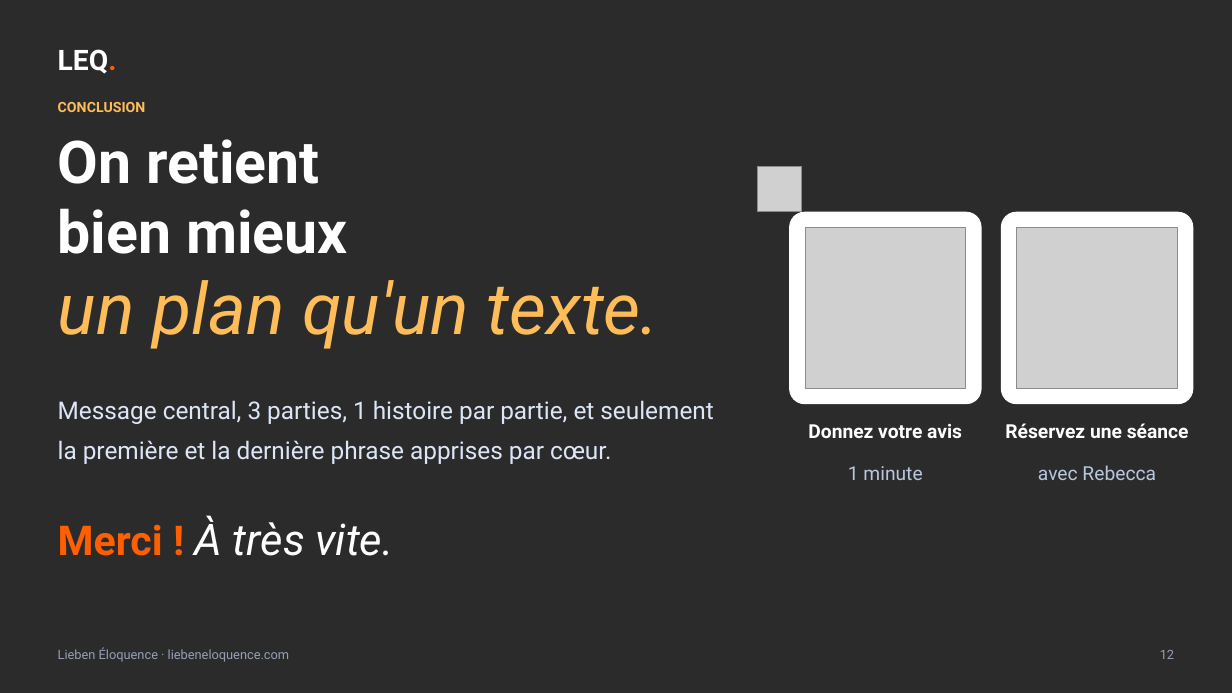
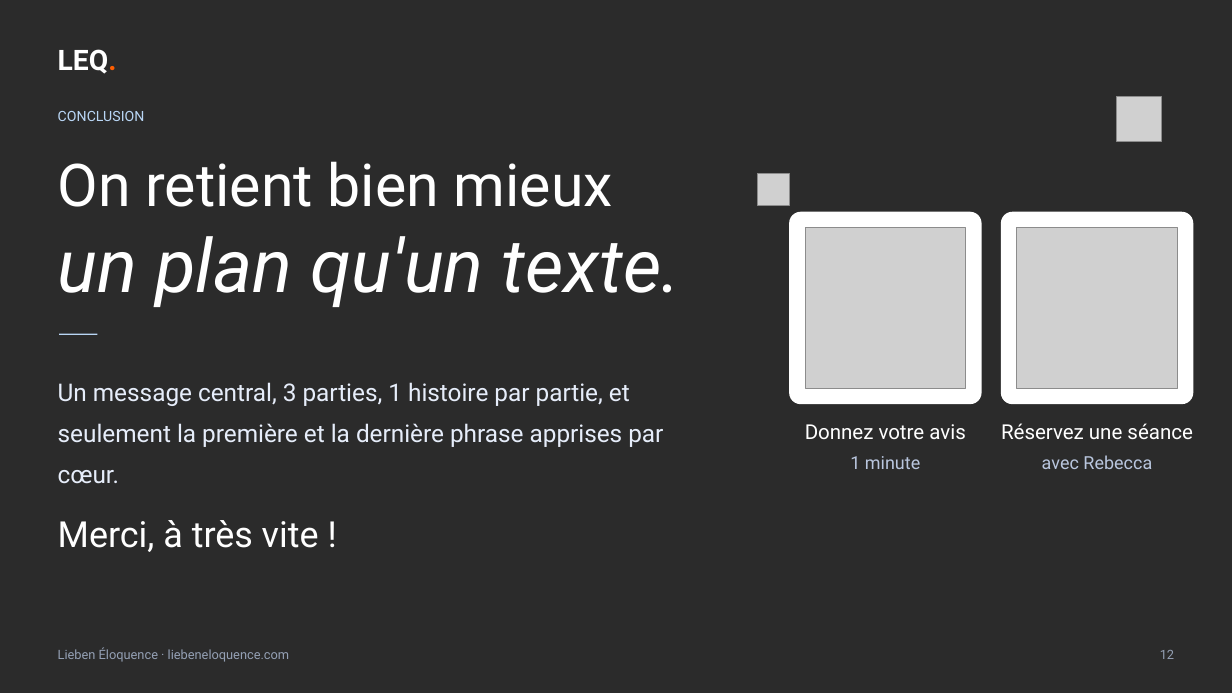
Before and after one commit to ahiale/liebeneloquence-site, a slide deck: slide 12 of communication/atelier/LEQ-capsule-squelette.pptx. Drawn at 1232x693 pixels with LibreOffice and Linux fonts; fonts in the diff are those of the drawing; grey boxes stand for pictures; background and template pictures are left out; a plain dark background stands for a picture behind light text. Boxes give left, top, right and bottom in pixels: in the first picture for what was removed or moved away, otherwise in the second. Text is boxed around its words. In the diff, an @@ line names an element or a change of style, - is before the commit and + after.

```diff
--- a/communication/atelier/LEQ-capsule-squelette.pptx
+++ b/communication/atelier/LEQ-capsule-squelette.pptx
@@ text "CONCLUSION": place and size @@
-text "CONCLUSION" at box(58, 102, 146, 112)
+text "CONCLUSION" at box(58, 111, 145, 121)
@@ text "CONCLUSION" at box(58, 111, 145, 121): text colour #FFBD59 to #B9D6F5, bold off @@
@@ picture added at box(1116, 96, 1162, 141) @@
@@ text "On retient bien mieux": place and size @@
-text "On retient bien mieux" at box(58, 139, 659, 349)
+text "On retient bien mieux" at box(58, 161, 680, 307)
@@ text at box(58, 161, 613, 207): text changed; bold off @@
-On retient
-bien mieux
+On retient bien mieux
@@ picture: place and size @@
-picture at box(757, 167, 802, 213)
+picture at box(757, 173, 789, 205)
@@ text at box(58, 236, 680, 307): size 56 to 58 pt, text colour #FFBD59 to #FFFFFF in "un plan qu'un texte."; line spacing 0.98 to 1 @@
@@ rounded rectangle at box(789, 212, 982, 404): proportions changed @@
@@ rounded rectangle at box(1001, 212, 1193, 404): proportions changed @@
@@ rectangle added at box(59, 334, 98, 335), fill #B9D6F5 @@
@@ text at box(58, 382, 663, 447): text changed; text colour #DCE6F7 to #E6EDFA @@
-Message central, 3 parties, 1 histoire par partie, et seulement la première et la dernière phrase apprises par cœur.
+Un message central, 3 parties, 1 histoire par partie, et seulement la première et la dernière phrase apprises par cœur.
@@ text "Donnez votre avis" at box(805, 424, 965, 439): size 15 to 16 pt, bold off @@
@@ text "Réservez une séance" at box(1001, 423, 1192, 439): size 15 to 16 pt, bold off @@
@@ text "1 minute": place and size @@
-text "1 minute" at box(848, 466, 922, 480)
+text "1 minute" at box(850, 456, 920, 469)
@@ text "1 minute" at box(850, 456, 920, 469): size 15 to 14 pt @@
@@ text "avec Rebecca": place and size @@
-text "avec Rebecca" at box(1038, 465, 1156, 480)
+text "avec Rebecca" at box(1042, 455, 1152, 469)
@@ text "avec Rebecca" at box(1042, 455, 1152, 469): size 15 to 14 pt @@
@@ text at box(58, 520, 319, 552): text changed; size 34 to 28 pt; italic off @@
-Merci ! À très vite.
+Merci, à très vite !
```
Also in this commit, not shown: 11 other slides changed, 2 other files.
